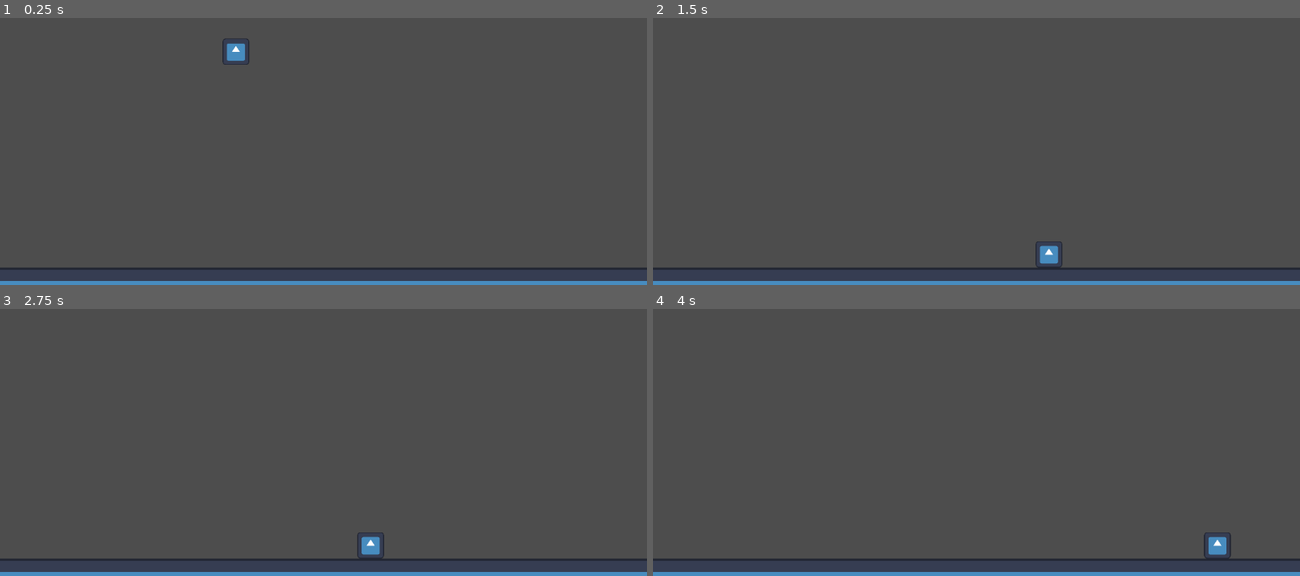
Above: before the commit, frames 1-4 (two rows, left to right).
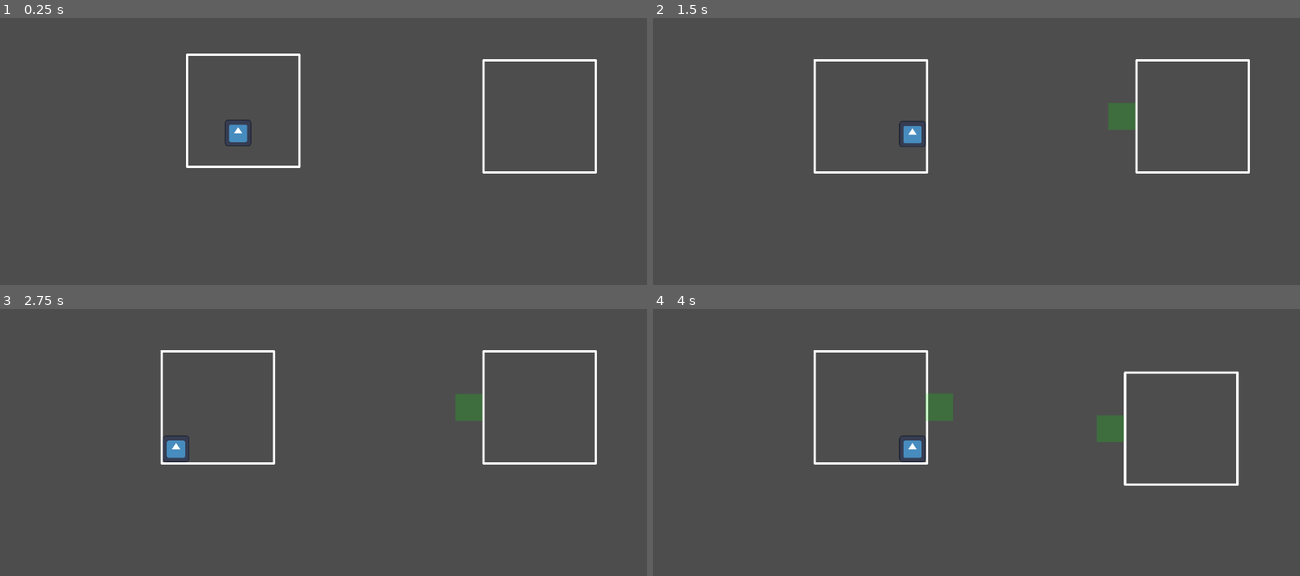
Above: after the commit, the same moments.

Repository: Psonbre/WonderJam2024
Game: Godot game, scene res://game.tscn
Two runs of this game, one before a commit and one after it. Both use one fixed random seed, a clock stepped at 60 frames per second and the inputs below. The engine's default icon, where the game draws it, is replaced by a stand-in: a white triangle on a blue panel in a dark square.
Inputs (mouse positions are in pixels of both pictures, inside the frame that each line leads up to):
- Up to frame 1 (0.25 s): no input
- Up to frame 2 (1.5 s): move the mouse to (1118, 84) at 0.52 s; hold D (Right) from 0.53 s (still down); click (1118, 84) at 0.6 s; tap Space (Jump) at 0.77 s; move the mouse to (847, 122) at 1.27 s; click (847, 122) at 1.35 s
- Up to frame 3 (2.75 s): tap Space (Jump) at 1.52 s; move the mouse to (388, 314) at 2.02 s; release D (Right) at 2.03 s; hold A (Left) from 2.03 s (still down); click (388, 314) at 2.1 s
- Up to frame 4 (4 s): move the mouse to (944, 466) at 2.77 s; release A (Left) at 2.78 s; hold D (Right) from 2.78 s (still down); click (944, 466) at 2.85 s; tap Space (Jump) at 3.02, 3.77 s; move the mouse to (1170, 447) at 3.52 s; click (1170, 447) at 3.6 s

The runs differ from the first frame. In frame 1, 4.2% of the frame differs, in the area x 0-100%, y 7-100%; in frame 2, 4.7%; in frame 3, 4.7%; in frame 4, 5.2%, in the area x 0-100%, y 15-100%.

Commit message:
stuff

Diff:
--- a/PuzzlePiece.tscn
+++ b/PuzzlePiece.tscn
@@ -1,8 +1,121 @@
-[gd_scene format=3 uid="uid://myxxv60jcpcy"]
+[gd_scene load_steps=7 format=3 uid="uid://myxxv60jcpcy"]
 
-[node name="Line2D" type="Line2D"]
-points = PackedVector2Array(10, 10, 10, -10, -10, -10, -10, 10)
+[ext_resource type="Script" path="res://puzzle_piece.gd" id="1_rmpnu"]
+
+[sub_resource type="RectangleShape2D" id="RectangleShape2D_812v4"]
+size = Vector2(204, 204)
+
+[sub_resource type="RectangleShape2D" id="RectangleShape2D_1x6ai"]
+size = Vector2(2, 20)
+
+[sub_resource type="RectangleShape2D" id="RectangleShape2D_qi8qm"]
+size = Vector2(20, 2)
+
+[sub_resource type="Gradient" id="Gradient_gbxod"]
+offsets = PackedFloat32Array(0.0134228)
+colors = PackedColorArray(0, 1, 0, 0.184314)
+
+[sub_resource type="GradientTexture1D" id="GradientTexture1D_7pyhj"]
+gradient = SubResource("Gradient_gbxod")
+width = 1
+
+[node name="Area2D" type="Area2D" groups=["PuzzlePieces"]]
+script = ExtResource("1_rmpnu")
+
+[node name="CollisionShape2D" type="CollisionShape2D" parent="."]
+shape = SubResource("RectangleShape2D_812v4")
+
+[node name="PuzzlePiece" type="Line2D" parent="."]
+scale = Vector2(10, 10)
+points = PackedVector2Array(10, -10, -10, -10, -10, 10, 10, 10)
 closed = true
 width = 0.42
 joint_mode = 2
 end_cap_mode = 2
+
+[node name="LeftCollider" type="StaticBody2D" parent="PuzzlePiece"]
+
+[node name="CollisionShape2D" type="CollisionShape2D" parent="PuzzlePiece/LeftCollider"]
+position = Vector2(-10.8, 0)
+scale = Vector2(1, 1)
+shape = SubResource("RectangleShape2D_1x6ai")
+
+[node name="RightCollider" type="StaticBody2D" parent="PuzzlePiece"]
+
+[node name="CollisionShape2D" type="CollisionShape2D" parent="PuzzlePiece/RightCollider"]
+position = Vector2(10.8, 0)
+scale = Vector2(1, 1)
+shape = SubResource("RectangleShape2D_1x6ai")
+
+[node name="TopCollider" type="StaticBody2D" parent="PuzzlePiece"]
+
+[node name="CollisionShape2D" type="CollisionShape2D" parent="PuzzlePiece/TopCollider"]
+position = Vector2(0, -10.8)
+shape = SubResource("RectangleShape2D_qi8qm")
+
+[node name="BottomCollider" type="StaticBody2D" parent="PuzzlePiece"]
+position = Vector2(0, 20)
+
+[node name="CollisionShape2D" type="CollisionShape2D" parent="PuzzlePiece/BottomCollider"]
+position = Vector2(0, -9.2)
+scale = Vector2(1, 1)
+shape = SubResource("RectangleShape2D_qi8qm")
+
+[node name="RightBound" type="Area2D" parent="PuzzlePiece"]
+
+[node name="CollisionShape2D" type="CollisionShape2D" parent="PuzzlePiece/RightBound"]
+position = Vector2(10.8, 0)
+scale = Vector2(1, 1)
+shape = SubResource("RectangleShape2D_1x6ai")
+
+[node name="Sprite2D" type="Sprite2D" parent="PuzzlePiece/RightBound"]
+visible = false
+position = Vector2(12.2, 1.52588e-06)
+scale = Vector2(4.85, 4.85)
+texture = SubResource("GradientTexture1D_7pyhj")
+
+[node name="TopBound" type="Area2D" parent="PuzzlePiece"]
+
+[node name="CollisionShape2D" type="CollisionShape2D" parent="PuzzlePiece/TopBound"]
+position = Vector2(0, -10.8)
+shape = SubResource("RectangleShape2D_qi8qm")
+
+[node name="Sprite2D" type="Sprite2D" parent="PuzzlePiece/TopBound"]
+visible = false
+position = Vector2(9.53674e-07, -12.7)
+scale = Vector2(4.85, 4.85)
+texture = SubResource("GradientTexture1D_7pyhj")
+
+[node name="BottomBound" type="Area2D" parent="PuzzlePiece"]
+position = Vector2(0, 20)
+
+[node name="CollisionShape2D" type="CollisionShape2D" parent="PuzzlePiece/BottomBound"]
+position = Vector2(0, -9.2)
+scale = Vector2(1, 1)
+shape = SubResource("RectangleShape2D_qi8qm")
+
+[node name="Sprite2D" type="Sprite2D" parent="PuzzlePiece/BottomBound"]
+visible = false
+position = Vector2(9.53674e-07, -7.3)
+scale = Vector2(4.85, 4.85)
+texture = SubResource("GradientTexture1D_7pyhj")
+
+[node name="LeftBound" type="Area2D" parent="PuzzlePiece"]
+
+[node name="CollisionShape2D" type="CollisionShape2D" parent="PuzzlePiece/LeftBound"]
+position = Vector2(-10.8, 0)
+scale = Vector2(1, 1)
+shape = SubResource("RectangleShape2D_1x6ai")
+
+[node name="Sprite2D" type="Sprite2D" parent="PuzzlePiece/LeftBound"]
+visible = false
+position = Vector2(-12.6, 0)
+scale = Vector2(4.85, 4.85)
+texture = SubResource("GradientTexture1D_7pyhj")
+
+[node name="Content" type="Node2D" parent="PuzzlePiece"]
+
+[connection signal="body_entered" from="." to="." method="_on_body_entered"]
+[connection signal="body_exited" from="." to="." method="_on_body_exited"]
+[connection signal="mouse_entered" from="." to="." method="_on_mouse_entered"]
+[connection signal="mouse_exited" from="." to="." method="_on_mouse_exited"]
--- a/game.tscn
+++ b/game.tscn
@@ -1,25 +1,26 @@
-[gd_scene load_steps=4 format=3 uid="uid://ccajj1ji7b6fw"]
+[gd_scene load_steps=3 format=3 uid="uid://ccajj1ji7b6fw"]
 
-[ext_resource type="Texture2D" uid="uid://cph5l5ltrh8xo" path="res://icon.svg" id="1_sqhjj"]
 [ext_resource type="PackedScene" uid="uid://dyrv4i083tx3b" path="res://player.tscn" id="2_senh7"]
-
-[sub_resource type="RectangleShape2D" id="RectangleShape2D_r5f71"]
-size = Vector2(128, 128)
+[ext_resource type="PackedScene" uid="uid://myxxv60jcpcy" path="res://PuzzlePiece.tscn" id="3_gvsjr"]
 
 [node name="Game" type="Node2D"]
 
 [node name="Camera2D" type="Camera2D" parent="."]
 anchor_mode = 0
 
-[node name="Sprite2D" type="Sprite2D" parent="."]
-position = Vector2(598, 681)
-scale = Vector2(17.32, 1)
-texture = ExtResource("1_sqhjj")
+[node name="PuzzlePiece" parent="." instance=ExtResource("3_gvsjr")]
+position = Vector2(433, 337)
+left_connection_slot = -2
+right_connection_slot = -1
+top_connection_slot = -2
+bottom_connection_slot = -2
 
-[node name="StaticBody2D" type="StaticBody2D" parent="Sprite2D"]
-
-[node name="CollisionShape2D" type="CollisionShape2D" parent="Sprite2D/StaticBody2D"]
-shape = SubResource("RectangleShape2D_r5f71")
+[node name="PuzzlePiece2" parent="." instance=ExtResource("3_gvsjr")]
+position = Vector2(961, 347)
+left_connection_slot = 1
+right_connection_slot = -2
+top_connection_slot = -2
+bottom_connection_slot = -2
 
 [node name="Player" parent="." instance=ExtResource("2_senh7")]
-position = Vector2(420, 203)
+position = Vector2(424, 348)
--- a/player.gd
+++ b/player.gd
@@ -1,3 +1,4 @@
+class_name Player
 extends CharacterBody2D
 
 
--- a/project.godot
+++ b/project.godot
@@ -23,6 +23,10 @@
 
 project/assembly_name="WonderJam2024"
 
+[global_group]
+
+PuzzlePieces=""
+
 [input]
 
 Left={
@@ -41,3 +45,8 @@
 , Object(InputEventKey,"resource_local_to_scene":false,"resource_name":"","device":-1,"window_id":0,"alt_pressed":false …(183 unchanged characters)…
 ]
 }
+Click={
+"deadzone": 0.5,
+"events": [Object(InputEventMouseButton,"resource_local_to_scene":false,"resource_name":"","device":-1,"window_id":0,"alt_pressed":false,"shift_pressed":false,"ctrl_pressed":false,"meta_pressed":false,"button_mask":0,"position":Vector2(0, 0),"global_position":Vector2(0, 0),"factor":1.0,"button_index":1,"canceled":false,"pressed":false,"double_click":false,"script":null)
+]
+}
--- /dev/null
+++ b/puzzle_piece.gd
@@ -0,0 +1,116 @@
+class_name PuzzlePiece
+extends Area2D
+
+@export var drag_speed := 10.0
+@export var left_connection_slot := 0
+@export var right_connection_slot := 0
+@export var top_connection_slot := 0
+@export var bottom_connection_slot := 0
+
+var can_connect_left := false
+var can_connect_right := false
+var can_connect_top := false
+var can_connect_bottom := false
+
+var is_connected_left := false
+var is_connected_right := false
+var is_connected_top := false
+var is_connected_bottom := false
+
+var is_dragging := false
+var is_hovering := false
+var velocity := Vector2.ZERO
+var default_scale := Vector2(1.0, 1.0)
+
+func _ready():
+	default_scale = scale
+
+func _process(delta):
+	if Input.is_action_just_pressed("Click") and is_hovering:
+		start_dragging()
+	elif Input.is_action_just_released("Click"):
+		stop_dragging()
+
+	if is_dragging:
+		var target_position = get_global_mouse_position()
+		var distance = target_position - global_position
+		velocity = distance * drag_speed * delta
+		global_position += velocity
+
+func start_dragging():
+	scale *= 1.1
+	is_dragging = true
+	set_collisions_to_foreground(self, true)
+	set_collisions_to_foreground($PuzzlePiece/LeftCollider, true)
+	set_collisions_to_foreground($PuzzlePiece/RightCollider, true)
+	set_collisions_to_foreground($PuzzlePiece/TopCollider, true)
+	set_collisions_to_foreground($PuzzlePiece/BottomCollider, true)
+	for node in $PuzzlePiece/Content.get_children(false):
+		set_collisions_to_foreground(node, true)
+
+	for piece in get_tree().get_nodes_in_group("PuzzlePieces"):
+		piece.update_connection_availability(self)
+
+func stop_dragging():
+	scale = default_scale
+	is_dragging = false
+
+	set_collisions_to_foreground(self, false)
+	set_collisions_to_foreground($PuzzlePiece/LeftCollider, false)
+	set_collisions_to_foreground($PuzzlePiece/RightCollider, false)
+	set_collisions_to_foreground($PuzzlePiece/TopCollider, false)
+	set_collisions_to_foreground($PuzzlePiece/BottomCollider, false)
+	for node in $PuzzlePiece/Content.get_children(true):
+		set_collisions_to_foreground(node, false)
+
+func _on_mouse_entered():
+	is_hovering = true
+
+func _on_mouse_exited():
+	is_hovering = false
+
+func update_connection_availability(other_piece: PuzzlePiece):
+	if other_piece == self : return
+
+	can_connect_bottom = false
+	can_connect_top = false
+	can_connect_right = false
+	can_connect_left = false
+
+	if !is_connected_right:
+		if other_piece.left_connection_slot + right_connection_slot == 0:
+			can_connect_right = true
+	if !is_connected_left:
+		if other_piece.right_connection_slot + left_connection_slot == 0:
+			can_connect_left = true
+	if !is_connected_bottom:
+		if other_piece.top_connection_slot + bottom_connection_slot == 0:
+			can_connect_bottom = true
+	if !is_connected_top:
+		if other_piece.bottom_connection_slot + top_connection_slot == 0:
+			can_connect_top = true
+
+	$PuzzlePiece/LeftBound/Sprite2D.visible = can_connect_left
+	$PuzzlePiece/BottomBound/Sprite2D.visible = can_connect_bottom
+	$PuzzlePiece/RightBound/Sprite2D.visible = can_connect_right
+	$PuzzlePiece/TopBound/Sprite2D.visible = can_connect_top
+
+
+func _on_body_entered(body):
+	if body is Player:
+		call_deferred("deferred_reparent", body, $PuzzlePiece/Content)
+
+func _on_body_exited(body):
+	if body is Player and body.get_parent() == $PuzzlePiece/Content:
+		call_deferred("deferred_reparent", body, get_tree().root)
+
+func deferred_reparent(body, new_parent):
+	body.reparent(new_parent)
+
+func set_collisions_to_foreground(node : CollisionObject2D, foreground : bool):
+	node = node as CollisionObject2D
+	if node == null : return
+	node.set_collision_layer_value(4, foreground)
+	node.set_collision_layer_value(1, !foreground)
+	node.set_collision_mask_value(4, foreground)
+	node.set_collision_mask_value(1, !foreground)
